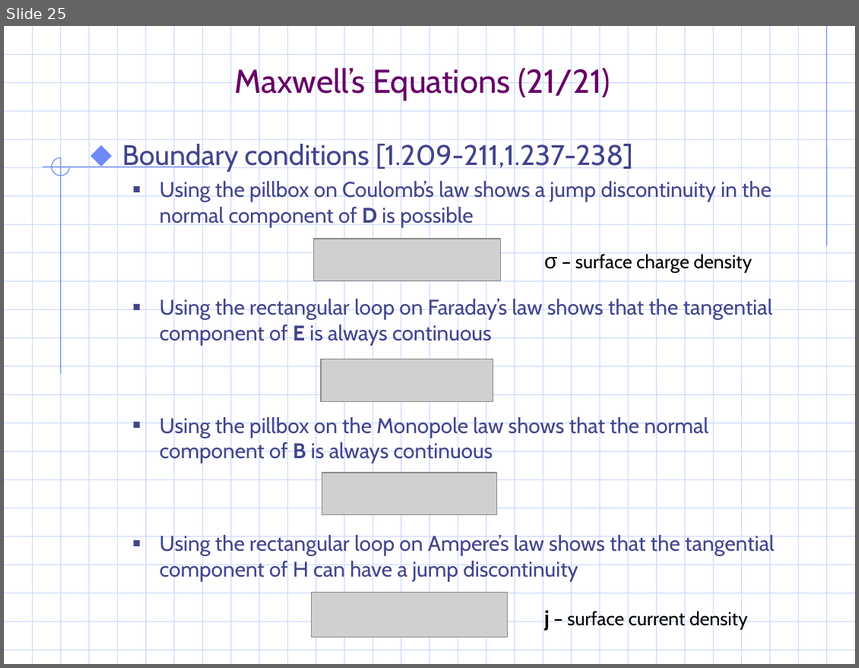
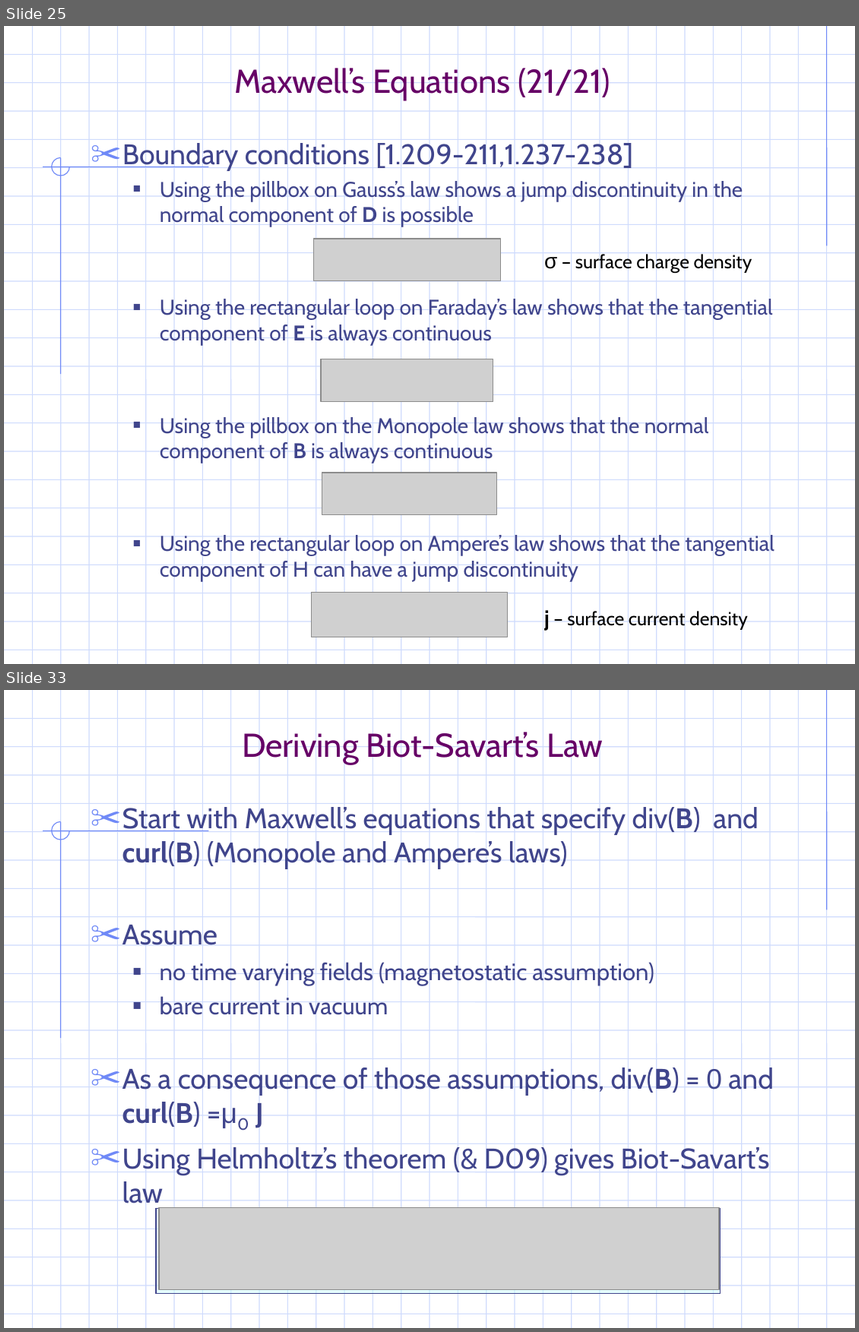
Before and after one commit to gravmath/Projects, a slide deck: PowerPoint/EM_notes.ppt. Shown one above the other, each under a label of ours: slide 25 before the commit, slides 25 and 33 after it; the slides between them are not shown. The pictures are 859x668 and 859x1332 pixels, drawn with LibreOffice and Linux fonts; fonts in the diff are those of the drawing; grey boxes stand for pictures; background and template pictures are left out. Boxes give left, top, right and bottom in pixels: in the first picture for what was removed or moved away, otherwise in the second. Text is boxed around its words. In the diff, an @@ line names an element or a change of style, - is before the commit and + after.

```diff
--- a/PowerPoint/EM_notes.ppt
+++ b/PowerPoint/EM_notes.ppt
@@ slide 33 added at <box>4,690,855,1328</box>, background #FFFFFF; not listed: 55 template elements that a slide beside it also shows @@
@@ title added at <box>242,729,604,764</box>, 28 pt, text #660066 @@
+Deriving Biot-Savart’s Law
@@ text added at <box>123,805,774,1209</box>, 24 pt, text #40458C @@
+✂ Start with Maxwell’s equations that specify div(B) and curl(B) (Monopole and Ampere’s laws)
+✂ Assume
+  ■ no time varying fields (magnetostatic assumption)
+  ■ bare current in vacuum
+✂ As a consequence of those assumptions, div(B) = 0 and curl(B) =μ0 J
+✂ Using Helmholtz’s theorem (& D09) gives Biot-Savart’s law
@@ rectangle added at <box>156,1209,721,1294</box>, fill #CCFFFF at 50% opacity, outline #40458C 0.74 pt @@
@@ picture added at <box>159,1208,719,1290</box> @@
@@ slide 25 changed as well @@
@@ text at <box>123,141,633,171</box>: bullet ⬥ to ✂ @@
@@ text at <box>160,179,743,227</box>: text changed @@
-  ■ Using the pillbox on Coulomb’s law shows a jump discontinuity in the normal component of D is possible
+  ■ Using the pillbox on Gauss’s law shows a jump discontinuity in the normal component of D is possible
```
Also in this commit, not shown: 34 other slides changed, 7 other slides added, 6 other files.
